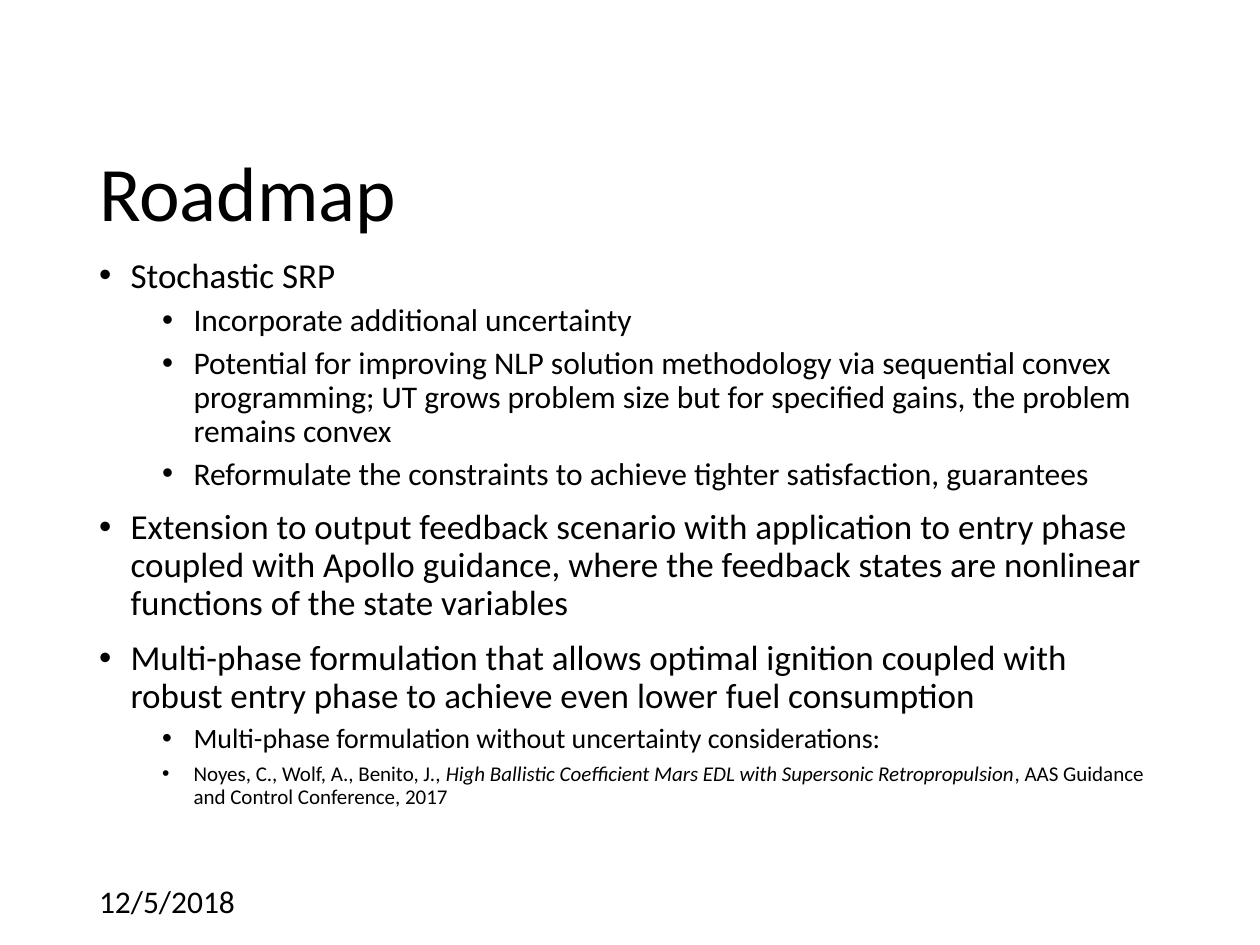
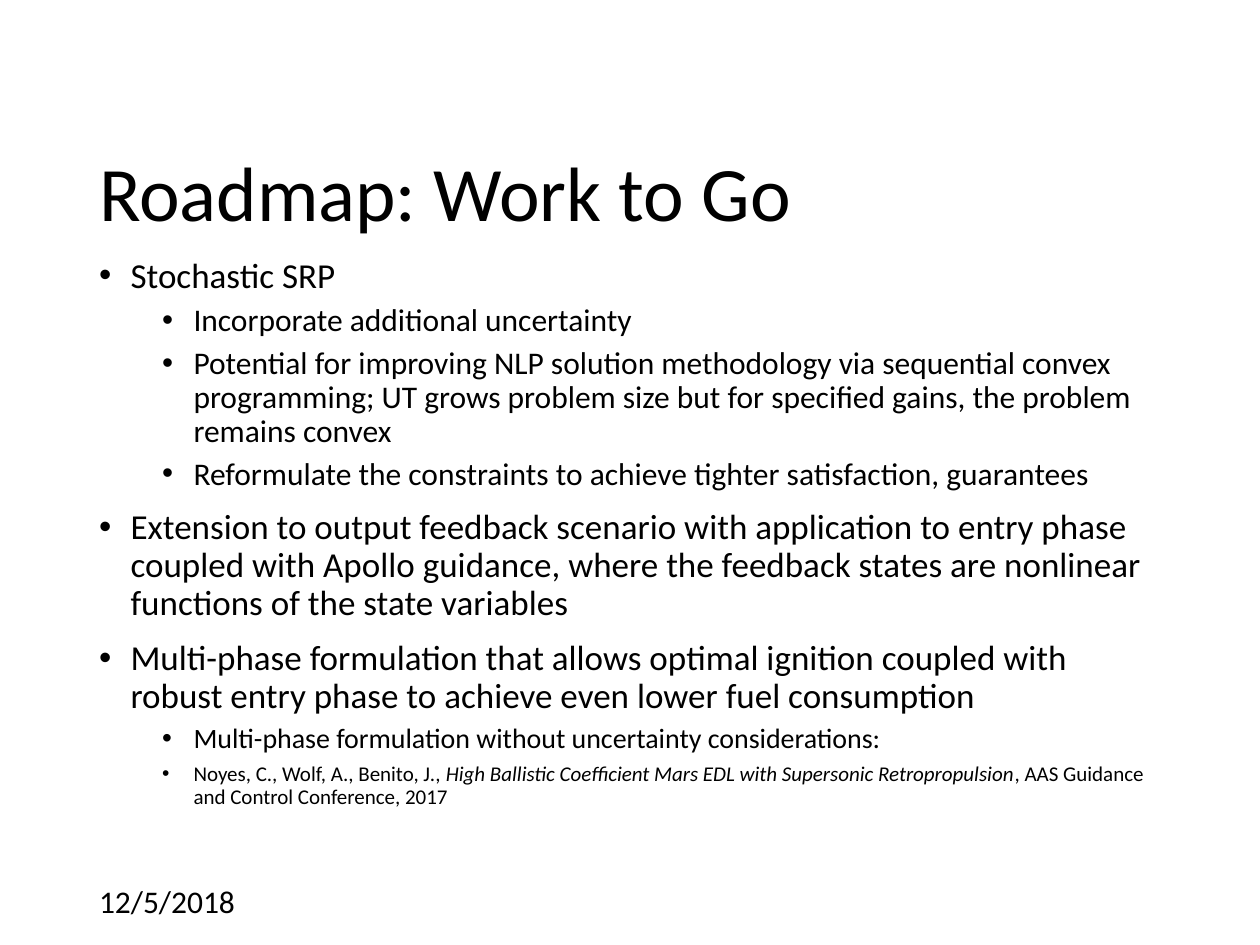
Before and after one commit to CDNoyes/EDL-Py, a slide deck: slide 38 of Documents/Qual/Qual Exam.pptx. Drawn at 1260x945 pixels with LibreOffice and Linux fonts; fonts in the diff are those of the drawing; background and template pictures are left out. Boxes give left, top, right and bottom in pixels: in the first picture for what was removed or moved away, otherwise in the second. Text is boxed around its words. In the diff, an @@ line names an element or a change of style, - is before the commit and + after.

```diff
--- a/Documents/Qual/Qual Exam.pptx
+++ b/Documents/Qual/Qual Exam.pptx
@@ title at <box>99,167,791,234</box>: text changed @@
-Roadmap
+Roadmap: Work to Go
```
Also in this commit, not shown: 4 other slides changed, 1 slide added.
